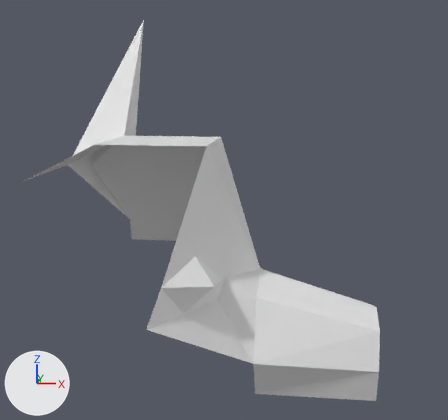
An edit to the Blender file 3d/dog/little-blocks.blend, drawn before and after from the same camera.
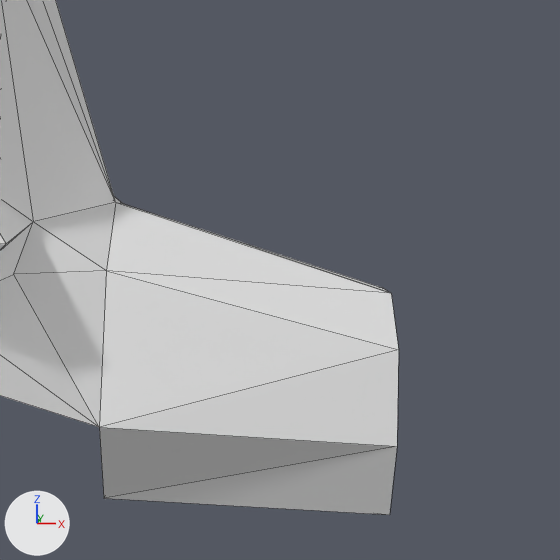
Old and new are each drawn whole from a 50 mm camera at (5.397, -5.162, 5.722) aimed at (4.684, -0.016, 4.617) and again close up on the part from 47% to 100% of the width and 44% to 100% of the height. The lights are fixed; the arrows at lower left show +X, +Y and +Z. The close-ups show mesh edges as thin lines.

In view in the first close-up: 'Плоскость'.
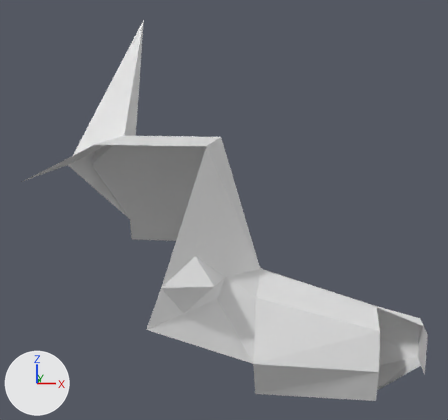
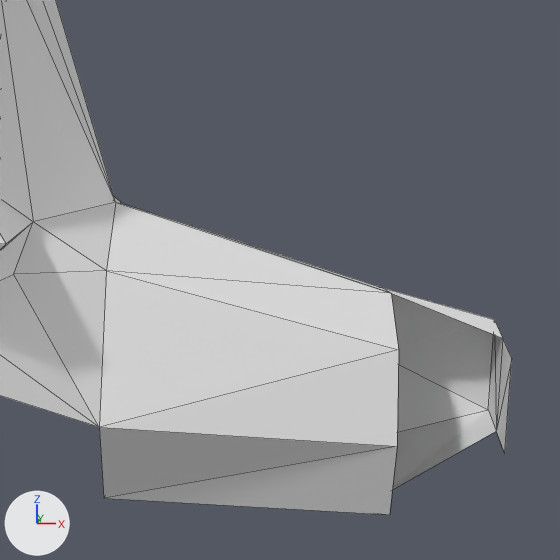
Where the change shows, as pixel boxes [x1, y1, x2, y2] in the close-ups (560 x 560 px):
'Плоскость', reshaped
    before: [0, 0, 399, 515]
    after: [0, 0, 512, 515]
part 1 of me_плоскость, added
    after: [383, 288, 512, 490]

The edits, one by one:
me_плоскость has 45 vertices, 64 faces and spans x 3.1..6.0, y -1.2..1.2, z 3.0..6.3.
me_плоскость is used by ob_плоскость; location (0.0, 0.0, 0.0).
Verts and faces of me_плоскость; kept vertices keep their numbers, new ones are numbered from 45.
Before the commit, vertices of me_плоскость: 1 (6.0, 0.0, 3.8) at pixel (391, 293), 3 (6.0, 0.3, 3.71) at pixel (382, 287), 5 (6.0, 0.4, 3.4), 7 (6.0, 0.3, 3.09), 9 (6.0, 0.0, 3.0).
Part 1, on me_плоскость:
New vertex 45 is at (6.4, -0.18, 3.29), pixel (504, 453).
New vertex 46 is at (6.4, 0.18, 3.29), pixel (488, 409).
New vertex 47 is at (6.4, 0.0, 3.29), pixel (496, 431).
New vertices 48, 49, 50 stand at vertices 45, 46, 47, in that order, plus (0.0, 0.0, 0.36).
New faces: (45, 48, 47), (3, 49, 46, 5), (47, 50, 49), (46, 47, 49), (47, 48, 50), (1, 50, 49, 3).
New faces: (7, 46, 47, 9), (5, 46, 7).
